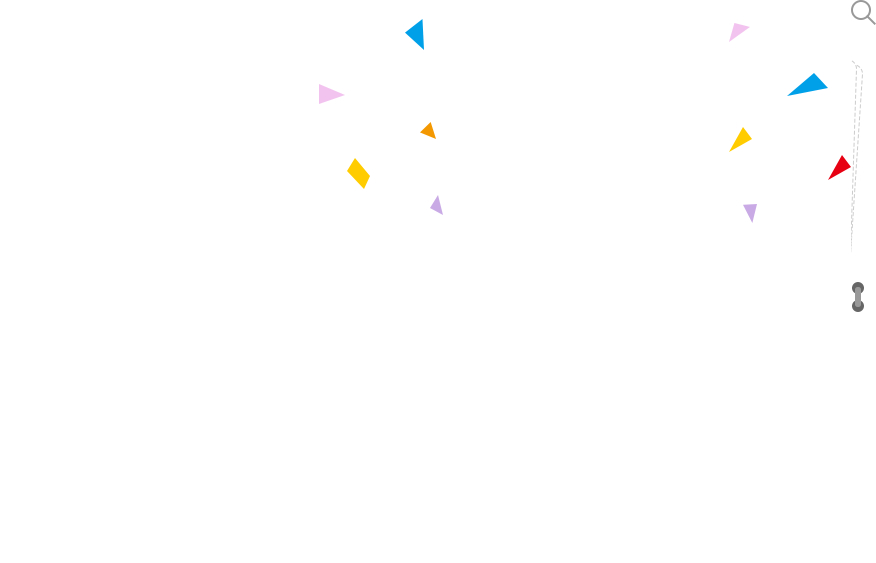
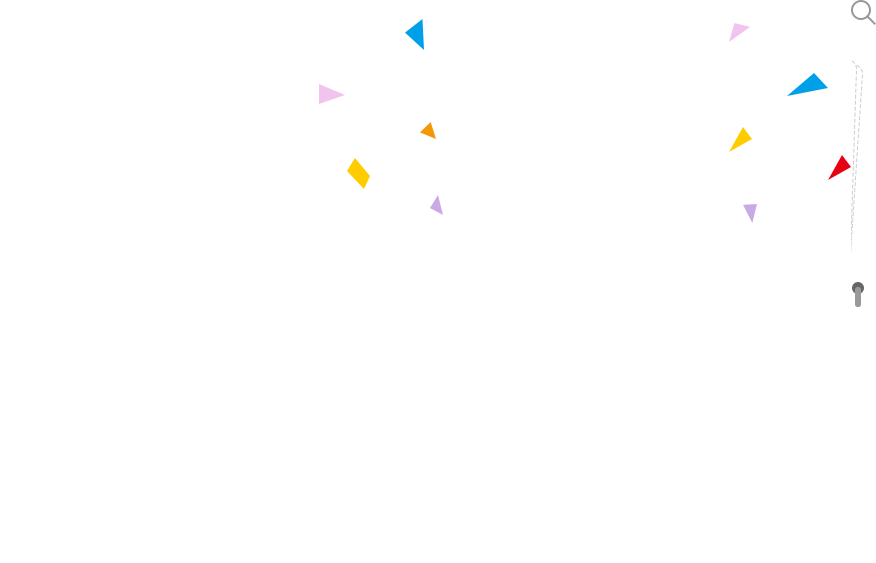
Revision of a layered 876 × 563 image; what changed, layer by layer:
added layer "组 6" above "图层 4" over box(852, 300, 864, 307)
hid "图层 4" over box(852, 300, 864, 312)
